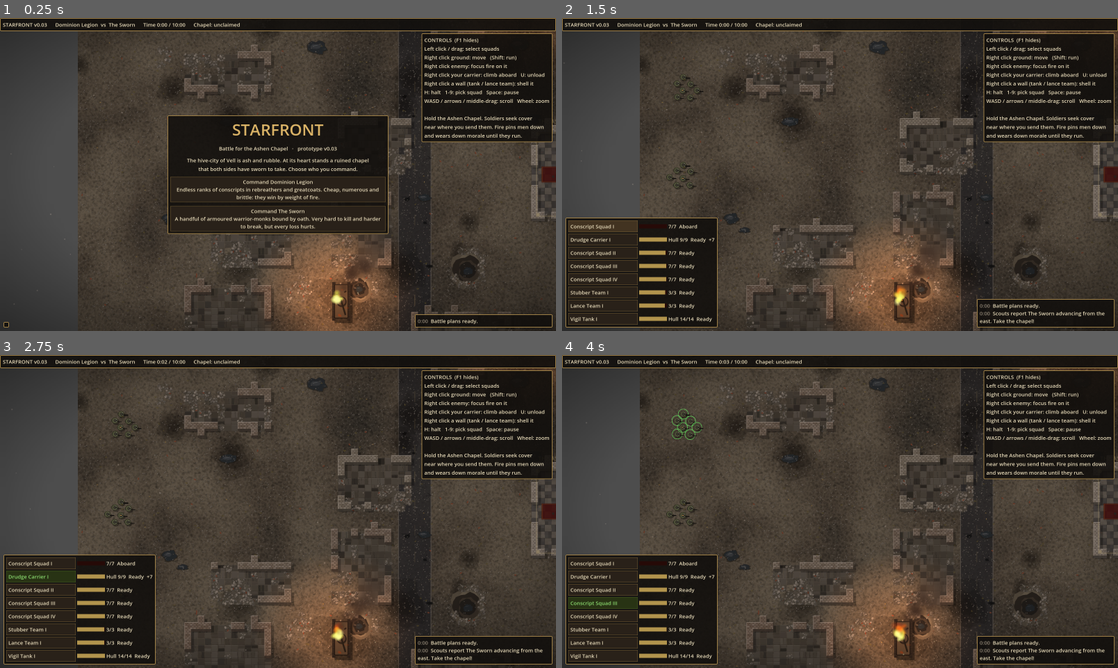
Above: before the commit, frames 1-4 (two rows, left to right).
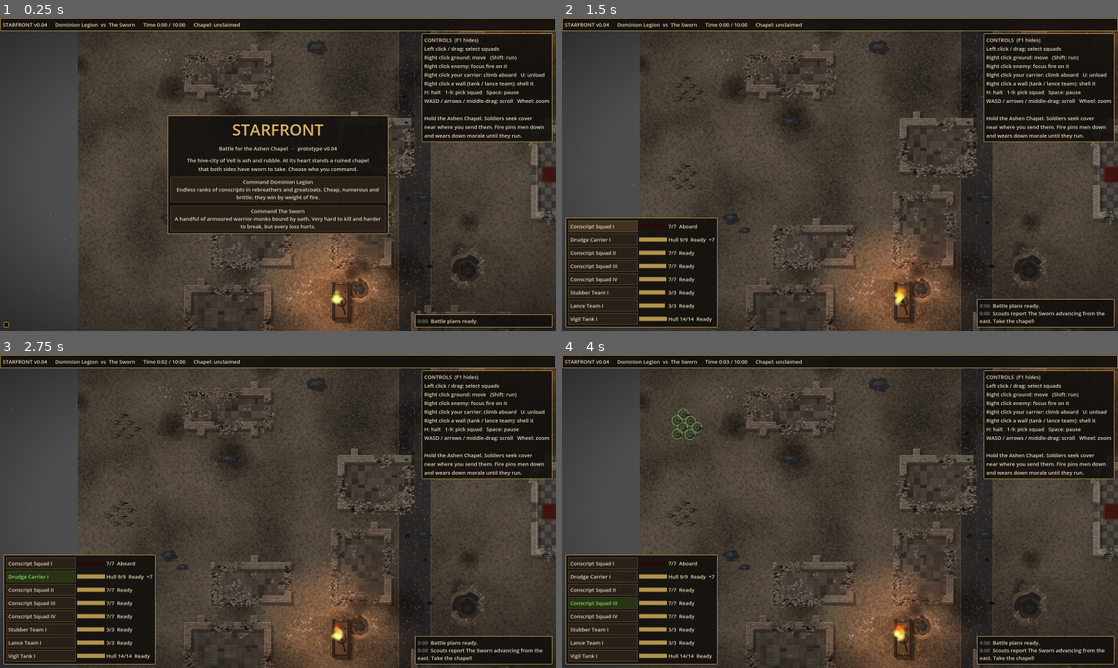
Above: after the commit, the same moments.

Repository: sirspoon/StarFront
Game: Godot game, scene res://scenes/main.tscn
Two runs of this game, one before a commit and one after it. Both use one fixed random seed, a clock stepped at 60 frames per second and the inputs below.
Inputs:
- Up to frame 1 (0.25 s): no input
- Up to frame 2 (1.5 s): click "Command Dominion Legion Endle…" at 0.5 s; click "Conscript Squad I" at 1.25 s
- Up to frame 3 (2.75 s): click "Drudge Carrier I" at 2 s
- Up to frame 4 (4 s): click "Conscript Squad II" at 2.75 s; click "Conscript Squad III" at 3.5 s

The runs differ from the first frame. In frame 1, 1.0% of the frame differs, in the area x 7-100%, y 1-100%; in frame 2, 1.3%; in frame 3, 1.3%; in frame 4, 1.3%.

Commit message:
StarFront v0.04: ragged wall ends and wall remnants
Standing wall next to a collapse breaks off course by course with torn,
shaded ends and loose stones. Collapsed walls (and the ruins' starting
gaps) leave a footing outline with broken base stones and thrown masonry.

Co-Authored-By: Claude Opus 5.5 <noreply@anthropic.com>
Claude-Session: https://claude.ai/code/session_01Q9zFWq6qGPKtGhTxhDqH85

Diff:
--- a/project.godot
+++ b/project.godot
@@ -7,7 +7,7 @@
 
 config/name="StarFront"
 config/description="Real-time squad tactics in a ruined gothic future."
-config/version="0.03"
+config/version="0.04"
 run/main_scene="res://scenes/main.tscn"
 config/features=PackedStringArray("4.3", "GL Compatibility")
 config/icon="res://icon.svg"
--- a/scripts/battle_map.gd
+++ b/scripts/battle_map.gd
@@ -321,6 +321,18 @@
 			var hp := CHAPEL_WALL_HP if chapel.grow(1).has_point(Vector2i(x, y)) else WALL_HP
 			wall_hp[y * W + x] = hp
 			wall_max[y * W + x] = hp
+	# gaps in the ruins' outer walls are collapsed wall too (the chapel's doorways aren't)
+	for b in buildings:
+		var is_chapel := b == chapel
+		for side in 4:
+			for c in _side_cells(b, side) + [b.position, Vector2i(b.end.x - 1, b.position.y),
+					Vector2i(b.position.x, b.end.y - 1), b.end - Vector2i.ONE]:
+				var t := get_t(c)
+				if t == T.WALL or (is_chapel and t == T.FLOOR):
+					continue
+				if t == T.OPEN:
+					set_t(c, T.RUBBLE)
+				fallen[c.y * W + c.x] = 1
 
 
 func _make_decor() -> void:
--- a/scripts/game_data.gd
+++ b/scripts/game_data.gd
@@ -2,7 +2,7 @@
 extends RefCounted
 ## Factions, soldier types and weapons. Balance tuning lives here.
 
-const VERSION := "0.03"
+const VERSION := "0.04"
 
 ## range in pixels (16 px = 1 map cell); cooldown = seconds between bursts;
 ## acc = base hit chance; ap = how much infantry armour it ignores; supp = suppression per shot;
--- a/scripts/main.gd
+++ b/scripts/main.gd
@@ -83,7 +83,13 @@
 		var y := (ch.position.y + 2 + i * 4) * BattleMap.CELL + 8
 		for k in i * 2 + 1:  # one, three and five hits
 			_blast(Vector2(x, y), w, null, true)
-	print("demo damage: %d wall cells down" % walls_destroyed)
+	# and punch a hole in the middle of an ordinary building's north wall
+	var b: Rect2i = map.buildings[1]
+	var bx := (b.position.x + b.size.x / 2) * BattleMap.CELL + 8
+	var by := b.position.y * BattleMap.CELL + 8
+	for k in 2:
+		_blast(Vector2(bx, by), GameData.WEAPONS["siege_cannon"], null, true)
+	print("demo damage: %d wall cells down; building hole at %d,%d" % [walls_destroyed, bx, by])
 
 
 func _build_world(seed_value: int) -> void:
@@ -350,6 +356,8 @@
 			var xy := a.trim_prefix("--shot-at=").split(",")
 			camera.position = Vector2(float(xy[0]), float(xy[1]))
 	camera.zoom = Vector2(shot_zoom, shot_zoom)
+	if "--shot-nohud" in OS.get_cmdline_user_args():
+		hud.visible = false
 	paused = true
 	for i in 3:
 		await RenderingServer.frame_post_draw
--- a/scripts/map_painter.gd
+++ b/scripts/map_painter.gd
@@ -93,8 +93,13 @@
 		_draw_chapel_floor()
 	for y in range(area.position.y, area.end.y):
 		for x in range(area.position.x, area.end.x):
-			if map.get_t(Vector2i(x, y)) == T.RUBBLE:
-				_draw_rubble(Vector2i(x, y))
+			var c := Vector2i(x, y)
+			var t := map.get_t(c)
+			if t == T.RUBBLE:
+				_draw_rubble(c)
+			elif t == T.FLOOR and _is_fallen(c):
+				_seed(c.x, c.y, 31)
+				_draw_foundation(c)  # a breach worn into a walkable gap
 	# shadows, then wrecks, then the walls themselves from back to front
 	for y in range(area.position.y, area.end.y):
 		for x in range(area.position.x, area.end.x):
@@ -336,21 +341,8 @@
 	var from_wall := map.fallen[c.y * BattleMap.W + c.x] == 1
 	draw_colored_polygon(_blob(o + Vector2(8, 8), 9.5, 1.0, 0.45, c.x * 977 + c.y), Color(0.33, 0.31, 0.27, 0.6))
 	if from_wall:
-		# the stump of the wall that stood here, then a heap of its stones
-		var wb := _wall_base(c)
-		draw_colored_polygon(_blob(o + Vector2(8, 9), 12.0, 0.9, 0.4, c.x * 31 + c.y), wb.darkened(0.45))
-		draw_rect(Rect2(o + Vector2(2, 4), Vector2(C - 4, C - 8)), wb.darkened(0.15))
-		draw_line(o + Vector2(2, 4), o + Vector2(C - 2, 4), wb.lightened(0.2), 0.8)
-		draw_rect(Rect2(o + Vector2(2, C - 5), Vector2(C - 4, 2)), wb.darkened(0.5))
-		for k in 9:
-			var p := o + Vector2(rng.randf_range(-3, 19), rng.randf_range(-2, 18))
-			draw_set_transform(p, rng.randf_range(-0.7, 0.7), Vector2.ONE)
-			var bc := wb.lightened(rng.randf_range(-0.15, 0.1))
-			draw_rect(Rect2(-3.5, -1.8, 7, 3.6), Color(0, 0, 0, 0.35))
-			draw_rect(Rect2(-4, -2.2, 7, 3.6), bc)
-			draw_line(Vector2(-4, -2.2), Vector2(3, -2.2), bc.lightened(0.25), 0.6)
-			draw_set_transform(Vector2.ZERO, 0, Vector2.ONE)
-	for k in rng.randi_range(7, 12) + (6 if from_wall else 0):
+		_draw_foundation(c)
+	for k in (rng.randi_range(3, 5) if from_wall else rng.randi_range(7, 12)):
 		var p := o + Vector2(rng.randf_range(0, C), rng.randf_range(0, C))
 		var sh := rng.randf_range(0.3, 0.55)
 		_stone(p, rng.randf_range(1.0, 3.8), Color(sh, sh * 0.95, sh * 0.88), rng.randi_range(5, 7))
@@ -364,6 +356,78 @@
 		draw_set_transform(Vector2.ZERO, 0, Vector2.ONE)
 
 
+## What's left where a wall collapsed: its footing, still in line with the
+## standing wall either side, with broken base stones and its rubble spilled
+## out on both sides.
+func _draw_foundation(c: Vector2i) -> void:
+	var o := Vector2(c) * C
+	var wb := _wall_base(c)
+	var linked := func(d: Vector2i) -> bool:
+		var t := map.get_t(c + d)
+		return t == T.WALL or _is_fallen(c + d)
+	var horiz: bool = linked.call(Vector2i(-1, 0)) or linked.call(Vector2i(1, 0))
+	var vert: bool = linked.call(Vector2i(0, -1)) or linked.call(Vector2i(0, 1))
+	var across := Vector2(0, 1) if horiz and not vert else (Vector2(1, 0) if vert and not horiz else Vector2.ZERO)
+	# footing: dark bed with a slightly raised lip
+	draw_rect(Rect2(o + Vector2(1.5, 2.0), Vector2(C, C)), Color(0, 0, 0, 0.3))
+	draw_rect(Rect2(o, Vector2(C, C)), Color(0.12, 0.11, 0.1))
+	# the outline of the old wall: its lowest stones still mark the edges
+	var edge_col := wb.darkened(0.25)
+	if across == Vector2(0, 1) or across == Vector2.ZERO:
+		draw_rect(Rect2(o + Vector2(0, 0.3), Vector2(C, 1.6)), edge_col)
+		draw_rect(Rect2(o + Vector2(0, C - 1.9), Vector2(C, 1.6)), edge_col.darkened(0.3))
+	if across == Vector2(1, 0) or across == Vector2.ZERO:
+		draw_rect(Rect2(o + Vector2(0.3, 0), Vector2(1.6, C)), edge_col)
+		draw_rect(Rect2(o + Vector2(C - 1.9, 0), Vector2(1.6, C)), edge_col.darkened(0.3))
+	# the bottom course of stones, in the same bond as the standing wall, many broken off
+	for k in 4:
+		var y := o.y + k * 4.0
+		var row := c.y * 4 + k
+		var off := 4.0 if row % 2 == 1 else 0.0
+		var x := o.x - off
+		while x < o.x + C:
+			var bx0 := maxf(x, o.x)
+			var bx1 := minf(x + 8.0, o.x + C)
+			var bi := int(floor((x + off) / 8.0))
+			var v := _h(bi, row, 71)
+			if bx1 - bx0 > 0.8 and v > 0.35:
+				var col := wb.darkened(0.05 + _h(bi, row, 72) * 0.2)
+				var br := Rect2(bx0 + 0.5, y + 0.4, bx1 - bx0 - 1.0, 3.2)
+				# stones snap off unevenly
+				var pts := PackedVector2Array([br.position, br.position + Vector2(br.size.x, 0),
+						br.end - Vector2(0, _h(bi, row, 73) * 1.5), br.position + Vector2(br.size.x * 0.4, br.size.y),
+						br.position + Vector2(0, br.size.y - _h(bi, row, 74) * 1.5)])
+				draw_colored_polygon(pts, col)
+				draw_line(pts[0], pts[1], col.lightened(0.25), 0.5)
+				draw_line(pts[2], pts[3], col.darkened(0.4), 0.5)
+			x += 8.0
+	# a few stones still standing proud of the rest
+	_seed(c.x, c.y, 75)
+	for k in rng.randi_range(0, 2):
+		var p := o + Vector2(rng.randf_range(2, 11), rng.randf_range(2, 11))
+		draw_rect(Rect2(p + Vector2(1, 1.5), Vector2(5, 3.5)), Color(0, 0, 0, 0.35))
+		draw_rect(Rect2(p, Vector2(5, 3.5)), wb.darkened(0.05))
+		draw_line(p, p + Vector2(5, 0), wb.lightened(0.3), 0.6)
+	# masonry thrown out to both sides of the old wall line
+	for k in 10:
+		var along := rng.randf_range(0, C)
+		var side := rng.randf_range(-1.0, 1.0)
+		var p: Vector2
+		if across == Vector2(0, 1):
+			p = o + Vector2(along, 8.0 + side * 15.0)
+		elif across == Vector2(1, 0):
+			p = o + Vector2(8.0 + side * 15.0, along)
+		else:
+			p = o + Vector2(8, 8) + Vector2.from_angle(rng.randf() * TAU) * rng.randf_range(4, 15)
+		draw_set_transform(p, rng.randf_range(-0.8, 0.8), Vector2.ONE)
+		var bc := wb.lightened(rng.randf_range(-0.2, 0.08))
+		var bw := rng.randf_range(3.5, 7.0)
+		draw_rect(Rect2(-bw * 0.5 + 0.6, -1.4, bw, 3.2), Color(0, 0, 0, 0.35))
+		draw_rect(Rect2(-bw * 0.5, -2.0, bw, 3.2), bc)
+		draw_line(Vector2(-bw * 0.5, -2.0), Vector2(bw * 0.5, -2.0), bc.lightened(0.25), 0.6)
+		draw_set_transform(Vector2.ZERO, 0, Vector2.ONE)
+
+
 func _wall_base(c: Vector2i) -> Color:
 	if map.chapel.grow(1).has_point(c):
 		return Color(0.6, 0.57, 0.53)
@@ -375,6 +439,50 @@
 	return Color(0.5, 0.47, 0.43)
 
 
+func _is_fallen(c: Vector2i) -> bool:
+	return map.in_bounds(c) and map.get_t(c) != T.WALL and map.fallen[c.y * BattleMap.W + c.x] == 1
+
+
+## Where each of the wall's four courses of coping stones starts and ends. Next
+## to a collapsed section the courses break off at different lengths, so the
+## end of the wall looks torn rather than cut.
+func _course_extents(c: Vector2i) -> Array:
+	var o := Vector2(c) * C
+	var fl := _is_fallen(c + Vector2i(-1, 0))
+	var fr := _is_fallen(c + Vector2i(1, 0))
+	var fu := _is_fallen(c + Vector2i(0, -1))
+	var fd := _is_fallen(c + Vector2i(0, 1))
+	var out: Array = []
+	for k in 4:
+		var x0 := o.x
+		var x1 := o.x + C
+		if fl:
+			x0 += 1.0 + floorf(_h(c.x, c.y * 4 + k, 61) * 6.0) * 2.0
+		if fr:
+			x1 -= 1.0 + floorf(_h(c.x, c.y * 4 + k, 62) * 6.0) * 2.0
+		# courses nearest a collapse above or below are mostly gone
+		var gone_chance := 0.0
+		if fu:
+			gone_chance = maxf(gone_chance, [0.6, 0.3, 0.0, 0.0][k])
+		if fd:
+			gone_chance = maxf(gone_chance, [0.0, 0.0, 0.3, 0.6][k])
+		if gone_chance > 0.0:
+			var v := _h(c.x, c.y * 4 + k, 63)
+			if v < gone_chance:
+				# only a jagged stub of this course is left
+				var mid := (x0 + x1) * 0.5 + (_h(c.x, k, 60) - 0.5) * 6.0
+				var half := 1.0 + _h(c.y, k, 59) * 3.0
+				x0 = maxf(x0, mid - half)
+				x1 = minf(x1, mid + half)
+			elif v < gone_chance + 0.3:
+				if _h(c.x, k, 64) < 0.5:
+					x0 += 3.0 + _h(c.x, k, 65) * 8.0
+				else:
+					x1 -= 3.0 + _h(c.x, k, 66) * 8.0
+		out.append([x0, x1] if x1 - x0 >= 2.0 else [x0, x0])
+	return out
+
+
 func _draw_wall(c: Vector2i) -> void:
 	var stage := map.wall_stage(c)
 	var h := WALL_H * (0.5 if stage == 2 else 1.0)
@@ -384,31 +492,45 @@
 	var above := map.get_t(c + Vector2i(0, -1)) == T.WALL
 	var left := map.get_t(c + Vector2i(-1, 0)) == T.WALL
 	var right := map.get_t(c + Vector2i(1, 0)) == T.WALL
-	var top := Rect2(o - Vector2(0, h), Vector2(C, C))
-	# south face, in courses of brick, where nothing stands in front of it
+	var broken := _is_fallen(c + Vector2i(-1, 0)) or _is_fallen(c + Vector2i(1, 0)) \
+			or _is_fallen(c + Vector2i(0, -1)) or _is_fallen(c + Vector2i(0, 1))
+	var top_y := o.y - h
+	var ext := _course_extents(c)
+	# south face, in courses of brick, under whatever is left of the bottom course
 	if not below:
-		var face := Rect2(o + Vector2(0, C - h), Vector2(C, h))
-		draw_rect(face, base.darkened(0.5))
-		var rows := int(h / 2.0)
-		for k in rows:
-			var y := face.position.y + k * 2.0
-			var off := 2.0 if (k % 2) == 1 else 0.0
-			var x := o.x - off
-			while x < o.x + C:
-				var bx0 := maxf(x, o.x)
-				var bx1 := minf(x + 4.0, o.x + C)
-				draw_rect(Rect2(bx0 + 0.25, y + 0.25, bx1 - bx0 - 0.5, 1.5), base.darkened(0.38 + _h(int(x), int(y), 42) * 0.12))
-				x += 4.0
+		var fx0: float = ext[3][0]
+		var fx1: float = ext[3][1]
+		if fx1 > fx0:
+			var face := Rect2(fx0, o.y + C - h, fx1 - fx0, h)
+			draw_rect(face, base.darkened(0.5))
+			var rows := int(h / 2.0)
+			for k in rows:
+				var y := face.position.y + k * 2.0
+				var off := 2.0 if (k % 2) == 1 else 0.0
+				var x := o.x - off
+				while x < o.x + C:
+					var bx0 := maxf(x, fx0)
+					var bx1 := minf(x + 4.0, fx1)
+					if bx1 - bx0 > 0.6:
+						draw_rect(Rect2(bx0 + 0.25, y + 0.25, bx1 - bx0 - 0.5, 1.5), base.darkened(0.38 + _h(int(x), int(y), 42) * 0.12))
+					x += 4.0
 	# the top: coping stones in a running bond, lit from the top left
-	draw_rect(top, base.darkened(0.42))  # mortar
 	for k in 4:
-		var y := top.position.y + k * 4.0
+		var y := top_y + k * 4.0
+		var cx0: float = ext[k][0]
+		var cx1: float = ext[k][1]
+		if cx1 <= cx0:
+			continue
+		draw_rect(Rect2(cx0, y, cx1 - cx0, 4), base.darkened(0.42))  # mortar
 		var row := c.y * 4 + k
 		var off := 4.0 if row % 2 == 1 else 0.0
 		var x := o.x - off
 		while x < o.x + C:
-			var bx0 := maxf(x, o.x)
-			var bx1 := minf(x + 8.0, o.x + C)
+			var bx0 := maxf(x, cx0)
+			var bx1 := minf(x + 8.0, cx1)
+			if bx1 - bx0 < 0.8:
+				x += 8.0
+				continue
 			var bi := int(floor((x + off) / 8.0))
 			var v := _h(bi, row, 43)
 			if stage > 0 and v < (0.22 if stage == 1 else 0.5):
@@ -426,14 +548,35 @@
 				if _h(bi, row, 44) < 0.15:
 					draw_circle(br.position + Vector2(br.size.x * 0.7, 2), 0.8, col.darkened(0.3))  # pitting
 			x += 8.0
-	# lit and shaded edges where the wall ends
-	if not above:
-		draw_line(top.position, top.position + Vector2(C, 0), base.lightened(0.4), 1.0)
-	if not left:
-		draw_line(top.position, top.position + Vector2(0, C), base.lightened(0.25), 0.8)
-	if not right:
-		draw_line(top.position + Vector2(C, 0), top.end, base.darkened(0.55), 1.0)
+		# torn ends: the exposed core of the wall in shadow, and a stone hanging loose
+		if cx0 > o.x + 0.5:
+			draw_rect(Rect2(cx0 - 1.0, y, 1.2, 4), base.darkened(0.6))
+			if _h(c.x, row, 67) < 0.5:
+				draw_colored_polygon(PackedVector2Array([Vector2(cx0, y + 0.5), Vector2(cx0 - 2.5, y + 1.2), Vector2(cx0 - 1.5, y + 3.5), Vector2(cx0, y + 3.5)]), base.darkened(0.1))
+		if cx1 < o.x + C - 0.5:
+			draw_rect(Rect2(cx1 - 0.2, y, 1.2, 4), base.darkened(0.65))
+			if _h(c.x, row, 68) < 0.5:
+				draw_colored_polygon(PackedVector2Array([Vector2(cx1, y + 0.5), Vector2(cx1 + 2.2, y + 1.0), Vector2(cx1 + 1.8, y + 3.5), Vector2(cx1, y + 3.5)]), base.darkened(0.15))
+	# lit and shaded edges where the wall ends cleanly
+	if not above and ext[0][1] > ext[0][0]:
+		draw_line(Vector2(ext[0][0], top_y), Vector2(ext[0][1], top_y), base.lightened(0.4), 1.0)
+	if not left and ext[0][0] <= o.x + 0.5:
+		draw_line(Vector2(o.x, top_y), Vector2(o.x, top_y + C), base.lightened(0.25), 0.8)
+	if not right and ext[0][1] >= o.x + C - 0.5:
+		draw_line(Vector2(o.x + C, top_y), Vector2(o.x + C, top_y + C), base.darkened(0.55), 1.0)
+	if broken:
+		# loose stones fallen into the gaps the torn courses left
+		_seed(c.x, c.y, 69)
+		for k in 4:
+			var cx0: float = ext[k][0]
+			var cx1: float = ext[k][1]
+			var y := top_y + k * 4.0 + 2.0
+			if cx0 > o.x + 2.0:
+				_stone(Vector2(rng.randf_range(o.x, cx0 - 1.0), y + rng.randf_range(-1, 1)), rng.randf_range(1.0, 2.2), base.darkened(rng.randf_range(0.15, 0.4)), 5)
+			if cx1 < o.x + C - 2.0:
+				_stone(Vector2(rng.randf_range(cx1 + 1.0, o.x + C), y + rng.randf_range(-1, 1)), rng.randf_range(1.0, 2.2), base.darkened(rng.randf_range(0.15, 0.4)), 5)
 	if stage > 0:
+		var top := Rect2(o.x, top_y, C, C)
 		_seed(c.x, c.y, 45)
 		for n in stage + 1:
 			var p := top.position + Vector2(rng.randf() * C, rng.randf() * C)
Not shown, changed: CHANGELOG.md
